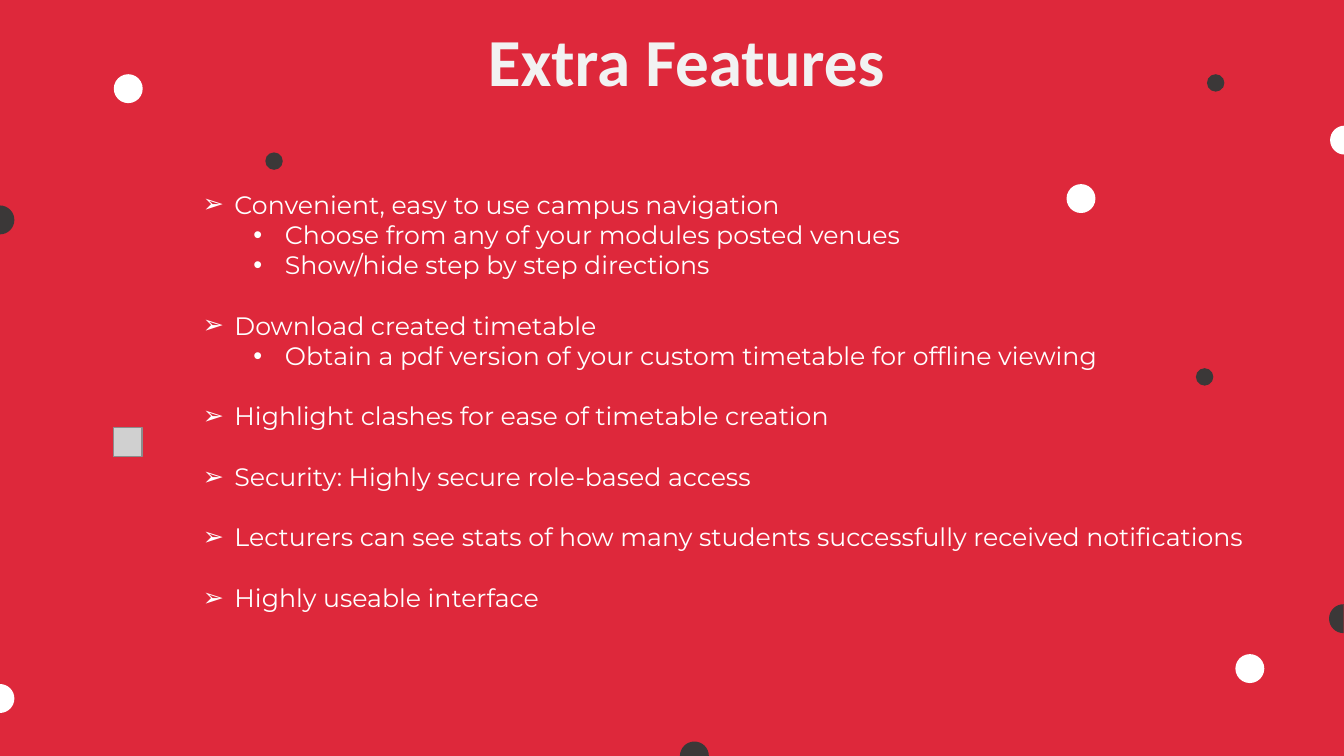
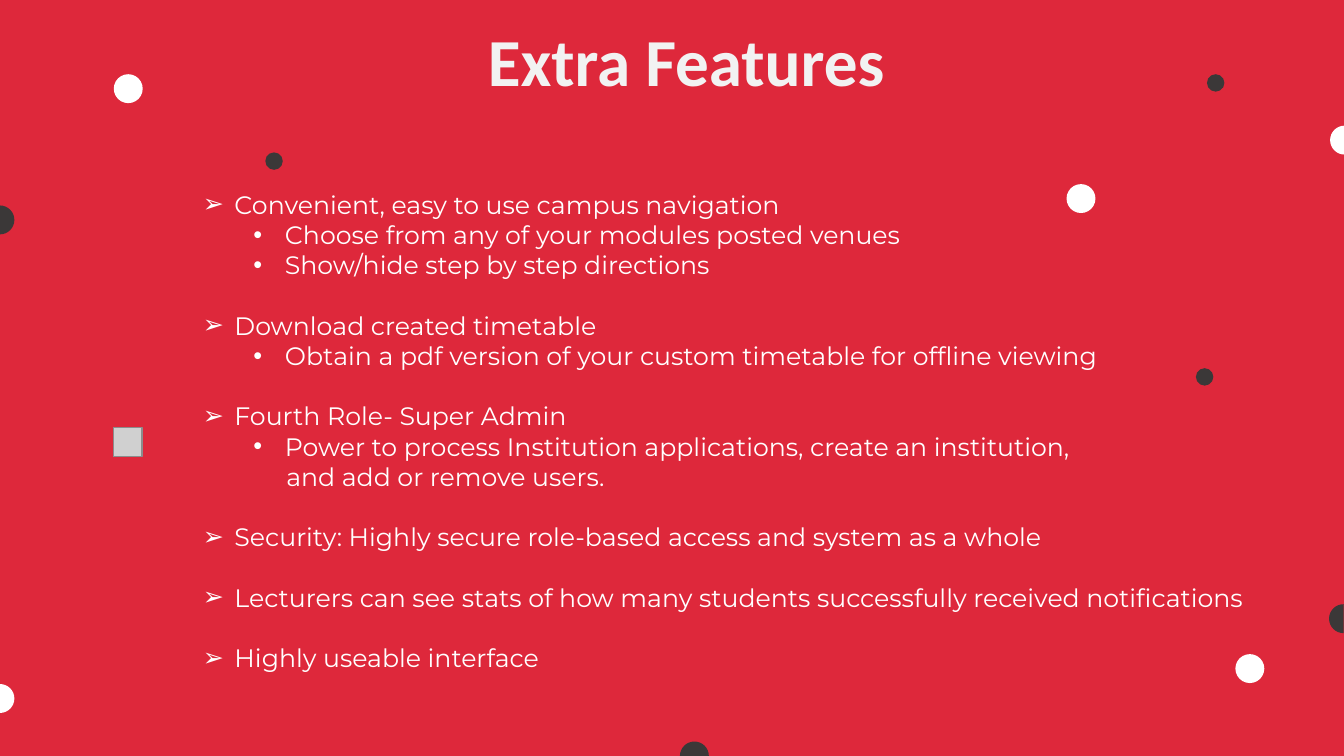
Before and after one commit to COS301-SE-2023/Pronto, a slide deck: slide 4 of Documentation/Demo 4 documents/Demo 4 Slideshow.pptx (slide 5 before the commit). Drawn at 1344x756 pixels with LibreOffice and Linux fonts; fonts in the diff are those of the drawing; grey boxes stand for pictures; background and template pictures are left out. Boxes give left, top, right and bottom in pixels: in the first picture for what was removed or moved away, otherwise in the second. Text is boxed around its words. In the diff, an @@ line names an element or a change of style, - is before the commit and + after.

Commit message:
update ppt

```diff
--- a/Documentation/Demo 4 documents/Demo 4 Slideshow.pptx
+++ b/Documentation/Demo 4 documents/Demo 4 Slideshow.pptx
@@ text at <box>234,406,1069,551</box>: text changed @@
-➢ Highlight clashes for ease of timetable creation
-➢ Security: Highly secure role-based access
+➢ Fourth Role- Super Admin
+  • Power to process Institution applications, create an institution,
+  and add or remove users.
+➢ Security: Highly secure role-based access and system as a whole
```
